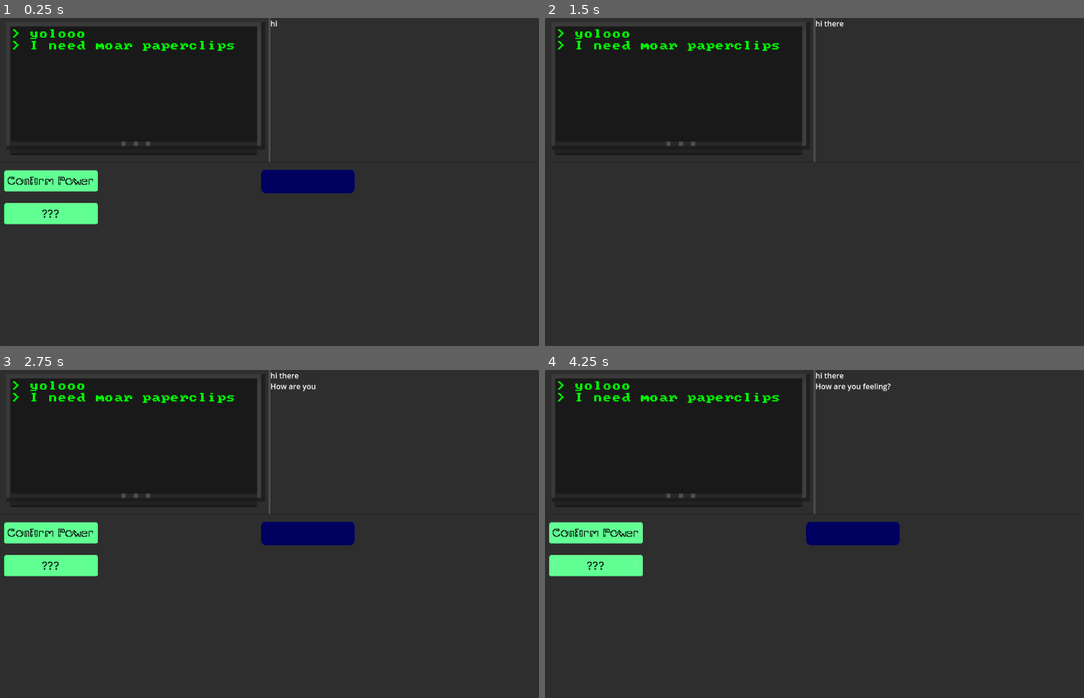
Above: before the commit, frames 1-4 (two rows, left to right).
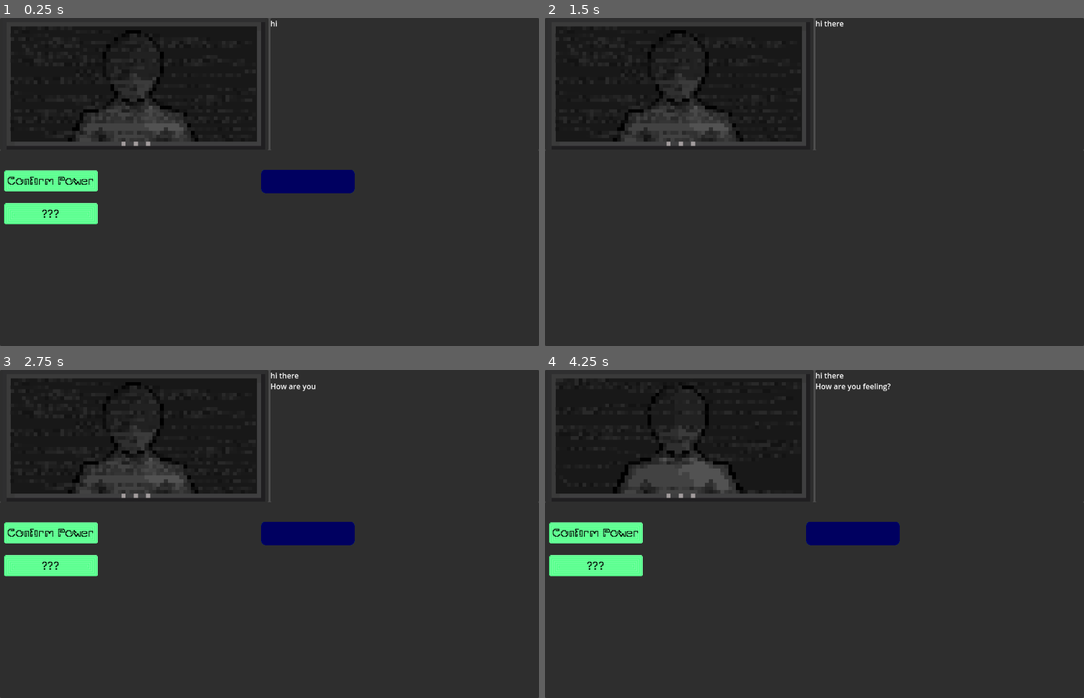
Above: after the commit, the same moments.

Repository: drakin769/GameJam2024
Game: Godot game, scene res://ui/userInterface.tscn
The game is run twice, just before and just after one commit, with the same random seed, the same clock (stepped at 60 frames per second) and the same inputs.
Inputs (mouse positions are in pixels of both pictures, inside the frame that each line leads up to):
- Up to frame 1 (0.25 s): no input
- Up to frame 2 (1.5 s): tap Enter (ui_accept) at 0.5, 0.77 s; move the mouse to (949, 90) at 0.52 s; tap E (e) at 0.6 s; tap Q (q) at 0.8, 1.35 s; move the mouse to (706, 198) at 1.27 s
- Up to frame 3 (2.75 s): tap Enter (ui_accept) at 1.52 s; tap W (w) at 1.55, 2.1 s; move the mouse to (48, 534) at 2.02 s; tap E (e) at 2.3 s
- Up to frame 4 (4.25 s): click (593, 534) at 2.85 s; tap Enter (ui_accept) at 3.02, 3.77 s; tap Q (q) at 3.05 s; move the mouse to (976, 583) at 3.52 s; tap E (e) at 3.6 s; tap W (w) at 3.8 s

The runs differ from the first frame. In frame 1, 2.4% of the frame differs, in the area x 0-100%, y 3-44%; in frame 2, 2.4%; in frame 3, 2.4%; in frame 4, 2.8%.

Commit message:
added a bunch of image/user-interface stuff and animated element

Diff:
--- /dev/null
+++ b/MakeMoreThemeHeader.tres
@@ -0,0 +1,7 @@
+[gd_resource type="Theme" load_steps=2 format=3 uid="uid://hxsqx6ji56el"]
+
+[ext_resource type="FontFile" uid="uid://cho3fvc1utjl8" path="res://fonts/makemore.ttf" id="1_6n1wy"]
+
+[resource]
+default_font = ExtResource("1_6n1wy")
+default_font_size = 51
--- /dev/null
+++ b/images/animated_sprite_2d.gd
@@ -0,0 +1,12 @@
+extends AnimatedSprite2D
+
+
+# Called when the node enters the scene tree for the first time.
+func _ready() -> void:
+	play("screen-flimmer")
+	pass # Replace with function body.
+
+
+# Called every frame. 'delta' is the elapsed time since the previous frame.
+func _process(delta: float) -> void:
+	pass
--- /dev/null
+++ b/images/monitor-silhouette.tscn
@@ -0,0 +1,39 @@
+[gd_scene load_steps=7 format=3 uid="uid://uiju2xhjp1eb"]
+
+[ext_resource type="Texture2D" uid="uid://dr1qo77wlg427" path="res://images/screenframes/pixil-layer-1.png" id="1_m7vs2"]
+[ext_resource type="Texture2D" uid="uid://c4sqtxrgad3mo" path="res://images/screenframes/pixil-layer-3.png" id="2_ehdpr"]
+[ext_resource type="Texture2D" uid="uid://c2doaiuglbdyl" path="res://images/screenframes/pixil-layer-4.png" id="3_uwx8e"]
+[ext_resource type="Texture2D" uid="uid://p1l7dpxr2bie" path="res://images/screenframes/pixil-layer-5.png" id="4_m53ub"]
+[ext_resource type="Script" path="res://images/animated_sprite_2d.gd" id="5_mf3bk"]
+
+[sub_resource type="SpriteFrames" id="SpriteFrames_hqu4k"]
+animations = [{
+"frames": [{
+"duration": 1.0,
+"texture": ExtResource("2_ehdpr")
+}, {
+"duration": 1.0,
+"texture": ExtResource("3_uwx8e")
+}, {
+"duration": 1.0,
+"texture": ExtResource("4_m53ub")
+}],
+"loop": true,
+"name": &"screen-flimmer",
+"speed": 5.0
+}]
+
+[node name="silhouette" type="Sprite2D"]
+z_index = 1
+position = Vector2(32, 16)
+
+[node name="Sprite2D" type="Sprite2D" parent="."]
+texture_filter = 1
+texture = ExtResource("1_m7vs2")
+
+[node name="AnimatedSprite2D" type="AnimatedSprite2D" parent="Sprite2D"]
+modulate = Color(1, 1, 1, 0.470588)
+texture_filter = 1
+sprite_frames = SubResource("SpriteFrames_hqu4k")
+animation = &"screen-flimmer"
+script = ExtResource("5_mf3bk")
--- a/ui/rich_text_label.gd
+++ b/ui/rich_text_label.gd
@@ -82,7 +82,6 @@
 		_display_written_text(text_object.text, true, text_object.typing_speed)
 
 func _add_text_to_queue(string: String, typing_speed: float = 0.1):
-	print("add_text")
 	# any new assignment to text, should cancel the cancel 👀
 	cancel_writing = false
 	if text_queue == null:
--- a/ui/userInterface.tscn
+++ b/ui/userInterface.tscn
@@ -1,7 +1,7 @@
 [gd_scene load_steps=8 format=3 uid="uid://km6kufih6kn"]
 
-[ext_resource type="Texture2D" uid="uid://t528euewrm17" path="res://images/OLED_Screen_4.png" id="1_6vjbd"]
 [ext_resource type="PackedScene" uid="uid://ruehn53ruu7l" path="res://game.tscn" id="1_qqseu"]
+[ext_resource type="PackedScene" uid="uid://uiju2xhjp1eb" path="res://images/monitor-silhouette.tscn" id="2_5vvm5"]
 [ext_resource type="Texture2D" uid="uid://cqoxd7lskaums" path="res://images/Monitor_1-empty.png" id="2_l7d2p"]
 [ext_resource type="FontFile" uid="uid://dy4xs8sql7vfc" path="res://fonts/Mx437_IBM_BIOS.ttf" id="3_6qmbl"]
 [ext_resource type="Script" path="res://ui/rich_text_label.gd" id="4_dqni0"]
@@ -25,20 +25,14 @@
 anchors_preset = -1
 anchor_right = 1.0
 anchor_bottom = 0.5
-offset_bottom = -42.0
+offset_bottom = -68.0
 grow_horizontal = 2
+metadata/_edit_use_anchors_ = true
 
 [node name="consoleDisplay" type="PanelContainer" parent="HBoxContainer"]
 layout_mode = 2
 size_flags_horizontal = 3
 mouse_filter = 1
-
-[node name="OledScreen4" type="Sprite2D" parent="HBoxContainer/consoleDisplay"]
-visible = false
-texture_filter = 1
-position = Vector2(284, 140)
-scale = Vector2(8.75, 8.75)
-texture = ExtResource("1_6vjbd")
 
 [node name="Monitor1-empty" type="Sprite2D" parent="HBoxContainer/consoleDisplay"]
 texture_filter = 1
@@ -46,28 +40,38 @@
 scale = Vector2(8.78125, 8.78125)
 texture = ExtResource("2_l7d2p")
 
+[node name="Node2D" type="Node2D" parent="HBoxContainer/consoleDisplay"]
+position = Vector2(22.275, 17.985)
+scale = Vector2(8.205, 7.685)
+
+[node name="silhouette" parent="HBoxContainer/consoleDisplay/Node2D" instance=ExtResource("2_5vvm5")]
+z_index = 0
+
 [node name="MarginContainer" type="MarginContainer" parent="HBoxContainer/consoleDisplay"]
+clip_contents = true
 layout_mode = 2
 theme_override_constants/margin_left = 21
 theme_override_constants/margin_top = 18
 theme_override_constants/margin_right = 24
 theme_override_constants/margin_bottom = 16
 
-[node name="Text" type="TextEdit" parent="HBoxContainer/consoleDisplay/MarginContainer"]
+[node name="MonitorText" type="RichTextLabel" parent="HBoxContainer/consoleDisplay/MarginContainer"]
+unique_name_in_owner = true
+visible = false
 layout_mode = 2
 size_flags_horizontal = 3
 size_flags_vertical = 3
-theme_override_colors/word_highlighted_color = Color(5.72756e-06, 0.615319, 7.70092e-07, 1)
-theme_override_colors/font_placeholder_color = Color(0.234517, 0.419662, 0.210766, 1)
-theme_override_colors/font_color = Color(0, 1, 0, 1)
-theme_override_fonts/font = ExtResource("3_6qmbl")
-theme_override_font_sizes/font_size = 20
+theme_override_colors/default_color = Color(0, 1, 0, 0.203922)
+theme_override_constants/outline_size = 0
+theme_override_fonts/normal_font = ExtResource("3_6qmbl")
 text = "> yolooo
 > I need moar paperclips"
-placeholder_text = "hi hi"
 script = ExtResource("4_hvxiw")
 
-[node name="Timer" type="Timer" parent="HBoxContainer/consoleDisplay/MarginContainer/Text"]
+[node name="Timer" type="Timer" parent="HBoxContainer/consoleDisplay/MarginContainer/MonitorText"]
+
+[node name="Control" type="Control" parent="HBoxContainer/consoleDisplay/MarginContainer"]
+layout_mode = 2
 
 [node name="DotMatrixPaperDisplay" type="PanelContainer" parent="HBoxContainer"]
 layout_mode = 2
@@ -85,7 +89,7 @@
 anchor_top = 0.5
 anchor_right = 1.0
 anchor_bottom = 1.0
-offset_top = -43.0
+offset_top = -68.0
 grow_horizontal = 2
 grow_vertical = 0
 mouse_filter = 1
Binary file added: data/pixil-layer-4.gif
Binary file added: images/pixil-frame-0 (1).png
Not shown, added: images/pixil-frame-0 (1).png.import
Binary file added: images/pixil-layer-4.gif
Binary file added: images/screenframes/pixil-layer-1.png
Not shown, added: images/screenframes/pixil-layer-1.png.import
Binary file added: images/screenframes/pixil-layer-3.png
Not shown, added: images/screenframes/pixil-layer-3.png.import
Binary file added: images/screenframes/pixil-layer-4.png
Not shown, added: images/screenframes/pixil-layer-4.png.import
Binary file added: images/screenframes/pixil-layer-5.png
Not shown, added: images/screenframes/pixil-layer-5.png.import
